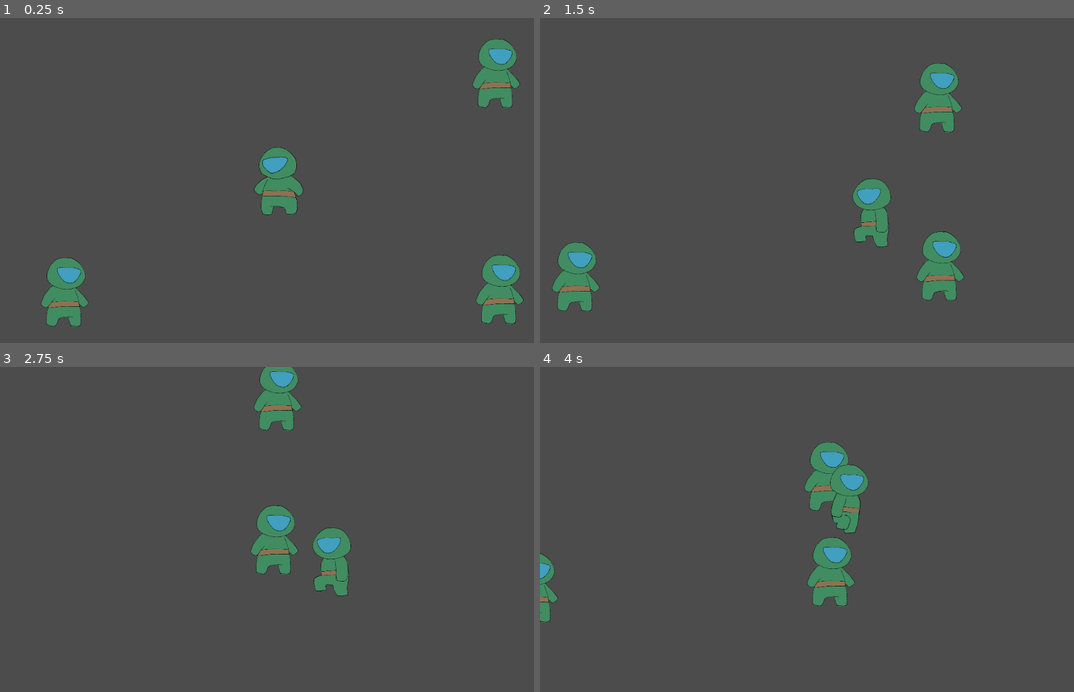
Above: before the commit, frames 1-4 (two rows, left to right).
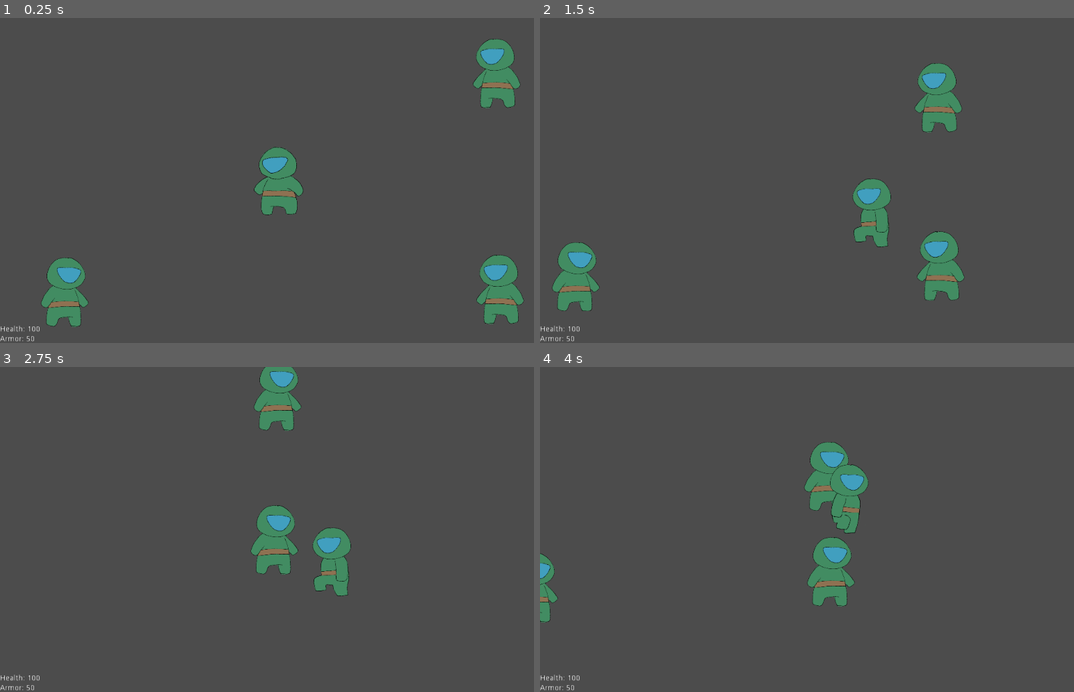
Above: after the commit, the same moments.

Repository: kodumen/de_2d
Game: Godot game, scene res://TestScene/TestScene.tscn
Same seed, same stepped clock (60 frames per second), same inputs: the game is played once before the commit and once after it.
Inputs (mouse positions are in pixels of both pictures, inside the frame that each line leads up to):
- Up to frame 1 (0.25 s): no input
- Up to frame 2 (1.5 s): move the mouse to (940, 164) at 0.52 s; hold D (player_move_right) 0.53-1.28 s; move the mouse to (705, 196) at 1.27 s; hold S (player_move_down) from 1.28 s (still down)
- Up to frame 3 (2.75 s): move the mouse to (331, 458) at 2.02 s; release S (player_move_down) at 2.03 s; hold D (player_move_right) from 2.03 s (still down)
- Up to frame 4 (4 s): move the mouse to (790, 594) at 2.77 s; release D (player_move_right) at 2.78 s; hold W (player_move_up) 2.78-3.53 s; move the mouse to (983, 578) at 3.52 s; hold A (player_move_left) from 3.53 s (still down)

The runs differ from the first frame. In frame 1, 1.1% of the frame differs, in the area x 0-99%, y 6-100%; in frame 2, 1.1%; in frame 3, less than 0.1%; in frame 4, less than 0.1%.

Commit message:
Show HUD

Diff:
--- /dev/null
+++ b/HUD/HUD.gd
@@ -0,0 +1,15 @@
+extends Node
+
+
+export(NodePath) var player_path
+
+var player
+
+onready var healthLabel = $MarginContainer/VBoxContainer/HealthLabel
+onready var armorLabel = $MarginContainer/VBoxContainer/ArmorLabel
+
+func _ready():
+	if (player_path):
+		player = get_node(player_path)
+		healthLabel.text = "Health: " + str(player.health)
+		armorLabel.text = "Armor: " + str(player.armor)
--- /dev/null
+++ b/HUD/HUD.tscn
@@ -0,0 +1,36 @@
+[gd_scene load_steps=2 format=2]
+
+[ext_resource path="res://HUD/HUD.gd" type="Script" id=1]
+
+[node name="HUD" type="CanvasLayer"]
+script = ExtResource( 1 )
+
+[node name="MarginContainer" type="MarginContainer" parent="."]
+anchor_top = 1.0
+anchor_right = 1.0
+anchor_bottom = 1.0
+margin_top = -32.0
+__meta__ = {
+"_edit_use_anchors_": false
+}
+
+[node name="VBoxContainer" type="VBoxContainer" parent="MarginContainer"]
+margin_right = 1024.0
+margin_bottom = 32.0
+
+[node name="HealthLabel" type="Label" parent="MarginContainer/VBoxContainer"]
+margin_right = 1024.0
+margin_bottom = 14.0
+text = "Health:"
+__meta__ = {
+"_edit_use_anchors_": false
+}
+
+[node name="ArmorLabel" type="Label" parent="MarginContainer/VBoxContainer"]
+margin_top = 18.0
+margin_right = 1024.0
+margin_bottom = 32.0
+text = "Armor:"
+__meta__ = {
+"_edit_use_anchors_": false
+}
--- a/TestScene/TestScene.tscn
+++ b/TestScene/TestScene.tscn
@@ -1,13 +1,16 @@
-[gd_scene load_steps=3 format=2]
+[gd_scene load_steps=4 format=2]
 
 [ext_resource path="res://Player/Player.tscn" type="PackedScene" id=1]
 [ext_resource path="res://Zombie/Zombie.tscn" type="PackedScene" id=2]
+[ext_resource path="res://HUD/HUD.tscn" type="PackedScene" id=3]
 
 [node name="TestScene" type="Node2D"]
 
 [node name="YSort" type="YSort" parent="."]
 
-[node name="Player" parent="YSort" instance=ExtResource( 1 )]
+[node name="Player" parent="YSort" groups=[
+"Player",
+] instance=ExtResource( 1 )]
 speed = 5
 
 [node name="Zombie" parent="YSort" groups=[
@@ -30,3 +33,6 @@
 position = Vector2( 421.666, 207.655 )
 target_path = NodePath("../Player")
 speed = 1
+
+[node name="HUD" parent="." instance=ExtResource( 3 )]
+player_path = NodePath("../YSort/Player")
--- a/Zombie/Zombie.gd
+++ b/Zombie/Zombie.gd
@@ -2,8 +2,9 @@
 
 export(NodePath) var target_path
 
-# TODO: Group exports
 export var speed = 5
+
+onready var sprite = $Sprite
 
 func _physics_process(_delta):
 	var velocity = Vector2()
@@ -17,4 +18,12 @@
 		velocity = position.direction_to(target.global_position)
 		velocity *= speed
 
+		# sprite direction
+		sprite.flip_h = target.global_position.x < global_position.x
+
 		move_and_collide(velocity)
+
+
+func _on_AttackZone_body_entered(body: Node2D):
+	if (body.get_groups().has("Player")):
+		print(name + " attacks!")
--- a/Zombie/Zombie.tscn
+++ b/Zombie/Zombie.tscn
@@ -1,10 +1,13 @@
-[gd_scene load_steps=4 format=2]
+[gd_scene load_steps=5 format=2]
 
 [ext_resource path="res://Player/player_default-1.png" type="Texture" id=1]
 [ext_resource path="res://Zombie/Zombie.gd" type="Script" id=2]
 
 [sub_resource type="CircleShape2D" id=1]
 radius = 30.0
+
+[sub_resource type="CircleShape2D" id=2]
+radius = 61.6524
 
 [node name="Zombie" type="KinematicBody2D"]
 script = ExtResource( 2 )
@@ -14,3 +17,11 @@
 
 [node name="MovementCollision" type="CollisionShape2D" parent="."]
 shape = SubResource( 1 )
+
+[node name="AttackZone" type="Area2D" parent="."]
+
+[node name="CollisionShape2D" type="CollisionShape2D" parent="AttackZone"]
+modulate = Color( 0.458824, 0.403922, 0.780392, 1 )
+shape = SubResource( 2 )
+
+[connection signal="body_entered" from="AttackZone" to="." method="_on_AttackZone_body_entered"]
